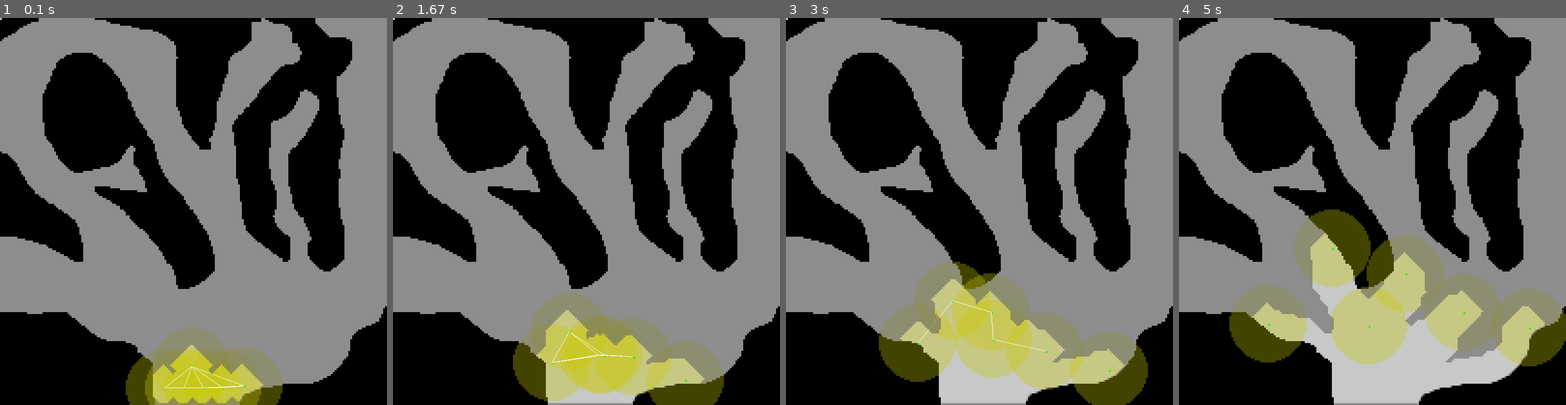
Above: before the commit, frames 1-4 (left to right).
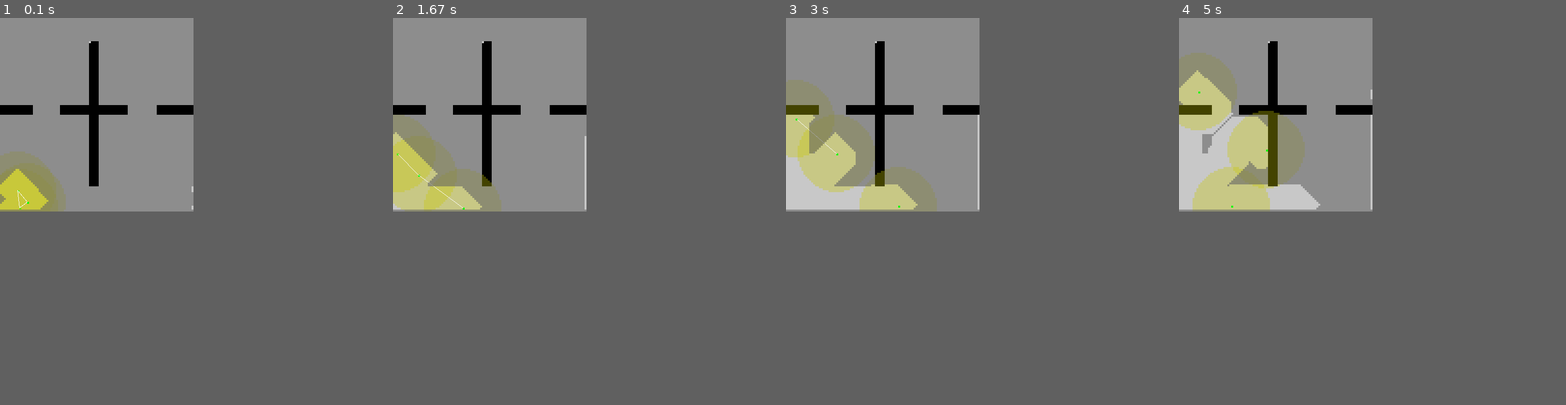
Above: after the commit, the same moments.

Repository: R1leMargoulin/RAPID
Game: pygame game, started from examples/program_examples/simulation_example.py
Two runs of this game, one before a commit and one after it. Both use one fixed random seed, a clock stepped at 60 frames per second and the inputs below.
Inputs:
- Up to frame 1 (0.1 s): no input
- Up to frame 2 (1.67 s): no input
- Up to frame 3 (3 s): no input
- Up to frame 4 (5 s): no input
In our replay, the window is 800x800 before the commit and 400x400 after it. These sizes can differ from the game's own. Grey fills any space a smaller window leaves; there, only what the larger window draws over its background counts as a difference.

The runs differ from the first frame. In frame 1, 47% of the frame differs, in the area x 0-100%, y 0-100%; in frame 2, 53%; in frame 3, 59%; in frame 4, 65%.

Commit message:
example cleaning

Diff:
--- a/RAPID/Agents.py
+++ b/RAPID/Agents.py
@@ -163,7 +163,6 @@
                 self.path_to_target = None
                 self.new_communication = False
                 self.last_plan_time = self.env.step
-
 
     def translate(self, speed_x, speed_y):
         #old positions for distance calculation
@@ -718,7 +717,7 @@
                 #TODO : check if that works STOPPEDHERE
                 #old backup #collective_utility = individual_utility - global_feasability * self.competences[ip["type"]]["dispersion"]
                 #backup #collective_utility = individual_utility / (global_feasability * np.exp(self.competences[ip["type"]]["dispersion"] - 1) )
-                collective_utility = 1 / (np.sqrt(global_feasability * np.exp(self.competences[ip["type"]]["dispersion"] - 1) )+0.000001) #+0.000001 parce que je ne comprends pas pourquoi mais il m'arrive d'avoir des div par zero...
+                collective_utility = 1 / (4*np.sqrt(global_feasability * np.exp(self.competences[ip["type"]]["dispersion"] - 1) )+0.000001) #+0.000001 parce que je ne comprends pas pourquoi mais il m'arrive d'avoir des div par zero...
                 #final utility
                 utility = individual_utility + self.altruism * collective_utility
 
--- a/examples/program_examples/simulation_example.py
+++ b/examples/program_examples/simulation_example.py
@@ -13,12 +13,13 @@
 SCREEN_HEIGHT = 100
 BACKGROUND_COLOR = (200, 200, 200)
 
-ENV_IMAGE_PATH = "/home/erwan/Documents/RAPID/examples/env_images_example/cave_200_200.png"# CHANGE THE PATH
+ENV_IMAGE_PATH = "/home/erwan/Documents/RAPID/examples/env_images_example/cross_100_100.png"# CHANGE THE PATH
 
-NB_GROUND_AGENTS = 6
+NB_GROUND_AGENTS = 3
 NB_AERIAL_AGENTS = 2
 
-pos_list = [[85,190,0], [95,190,0], [105,190,0], [115,190,0], [125,190,0], [100,180,0]]
+#pos_list = [[85,190,0], [95,190,0], [105,190,0], [115,190,0], [125,190,0], [100,180,0]]
+pos_list = [[10,99, 0], [10,89,0], [15,95,0]]
 #pos_list = None
 
 img = Image.open(ENV_IMAGE_PATH)
